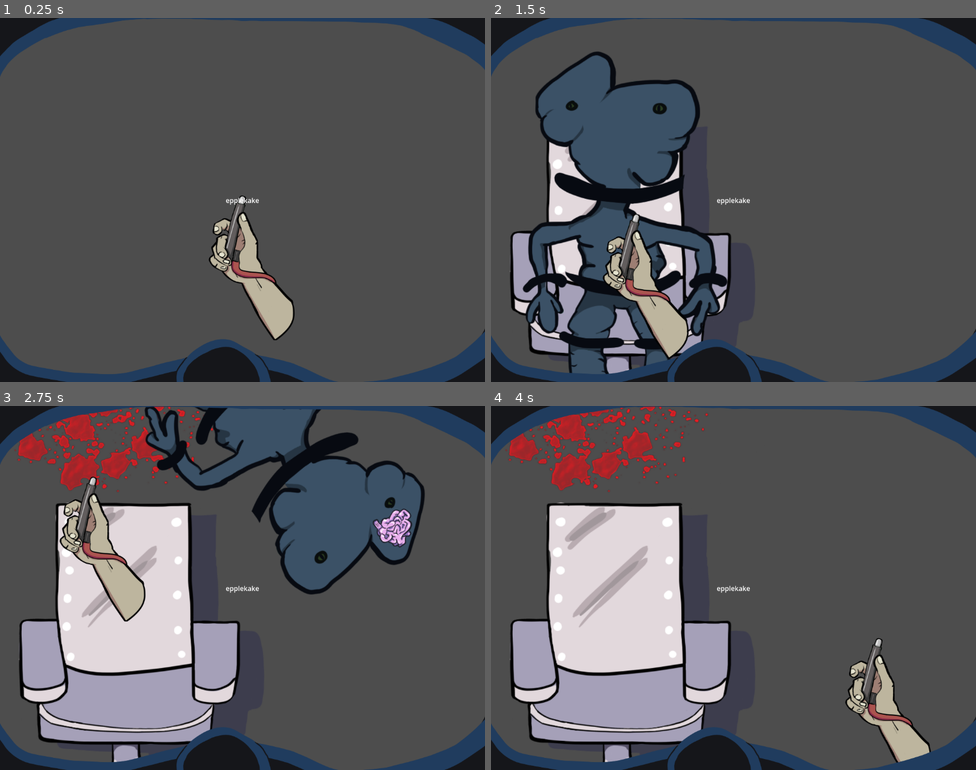
Above: before the commit, frames 1-4 (two rows, left to right).
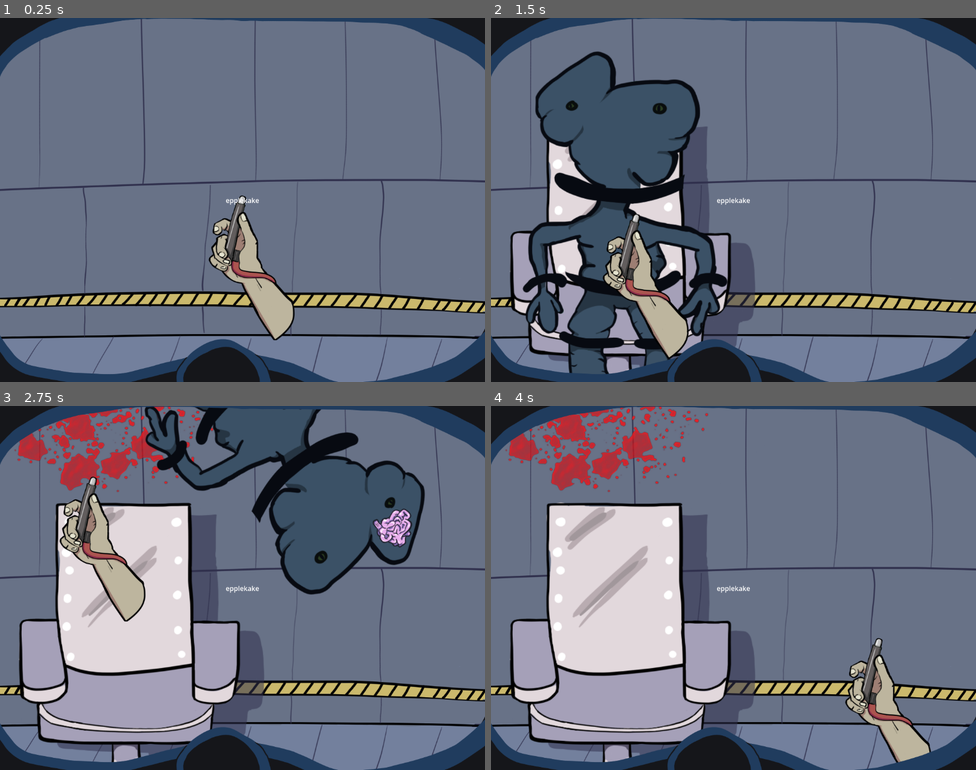
Above: after the commit, the same moments.

Repository: Slideshow776/Global-Game-Jam-2026
Game: Godot game, scene res://scenes/game.tscn
Same seed, same stepped clock (60 frames per second), same inputs: the game is played once before the commit and once after it.
Inputs (mouse positions are in pixels of both pictures, inside the frame that each line leads up to):
- Up to frame 1 (0.25 s): no input
- Up to frame 2 (1.5 s): tap Enter at 0.5, 0.6 s; move the mouse to (840, 181) at 0.52 s; click (840, 181) at 0.67 s; move the mouse to (636, 218) at 1.27 s; tap F at 1.35 s; click (636, 218) at 1.42 s
- Up to frame 3 (2.75 s): tap Space at 2 s; move the mouse to (92, 482) at 2.02 s; tap Enter at 2.1 s; click (92, 482) at 2.17 s
- Up to frame 4 (4 s): move the mouse to (709, 660) at 2.77 s; tap F at 2.85 s; click (709, 660) at 2.92 s; tap Enter at 3.5, 3.6 s; move the mouse to (879, 642) at 3.52 s; click (879, 642) at 3.67 s

The runs differ from the first frame. In frame 1, 89% of the frame differs, in the area x 0-100%, y 0-100%; in frame 2, 63%; in frame 3, 51%; in frame 4, 63%.

Commit message:
Add background img to background scene

Diff:
--- a/scenes/game.tscn
+++ b/scenes/game.tscn
@@ -2,14 +2,13 @@
 
 [ext_resource type="Script" uid="uid://c4uhaqdf1hx87" path="res://scenes/MainScene.gd" id="1_lbhrr"]
 [ext_resource type="PackedScene" uid="uid://cttrm7okfclgv" path="res://scenes/chair.tscn" id="1_lnu2h"]
-[ext_resource type="Texture2D" uid="uid://b3wqh15vmrlkf" path="res://assets/images/background.png" id="4_iywne"]
+[ext_resource type="Texture2D" uid="uid://b3wqh15vmrlkf" path="res://assets/images/background.png" id="4_0tnpc"]
+[ext_resource type="Script" path="res://scenes/scene_handler.gd" id="4_iywne"]
 [ext_resource type="PackedScene" uid="uid://dlmao0kysnkd" path="res://scenes/arm.tscn" id="4_lbhrr"]
+[ext_resource type="Script" path="res://scenes/health_bar.gd" id="5_iywne"]
 [ext_resource type="Texture2D" uid="uid://2xdpdcahrkmt" path="res://assets/images/fps_mask.png" id="5_p57ef"]
 [ext_resource type="Script" uid="uid://dxllw3yl0v247" path="res://scenes/ex_ray.gd" id="6_gee14"]
 [ext_resource type="Texture2D" uid="uid://brl4h2mjrqxry" path="res://assets/images/mutant.png" id="6_u5sy4"]
-[ext_resource type="Script" uid="uid://bxes7glgjtsqp" path="res://scenes/scene_handler.gd" id="4_iywne"]
-[ext_resource type="PackedScene" uid="uid://dlmao0kysnkd" path="res://scenes/arm.tscn" id="4_lbhrr"]
-[ext_resource type="Script" uid="uid://dq6x4r5jjy4kp" path="res://scenes/health_bar.gd" id="5_iywne"]
 
 [node name="Game" type="Node2D" unique_id=1847825036]
 script = ExtResource("1_lbhrr")
@@ -67,6 +66,7 @@
 position = Vector2(870, 461)
 scale = Vector2(1.208, 1.208)
 texture = ExtResource("6_u5sy4")
+
 [node name="SceneHandler" type="Node2D" parent="." unique_id=368644432]
 script = ExtResource("4_iywne")
 
Not shown: 1 places in scenes/game.tscn that only renumber resources
